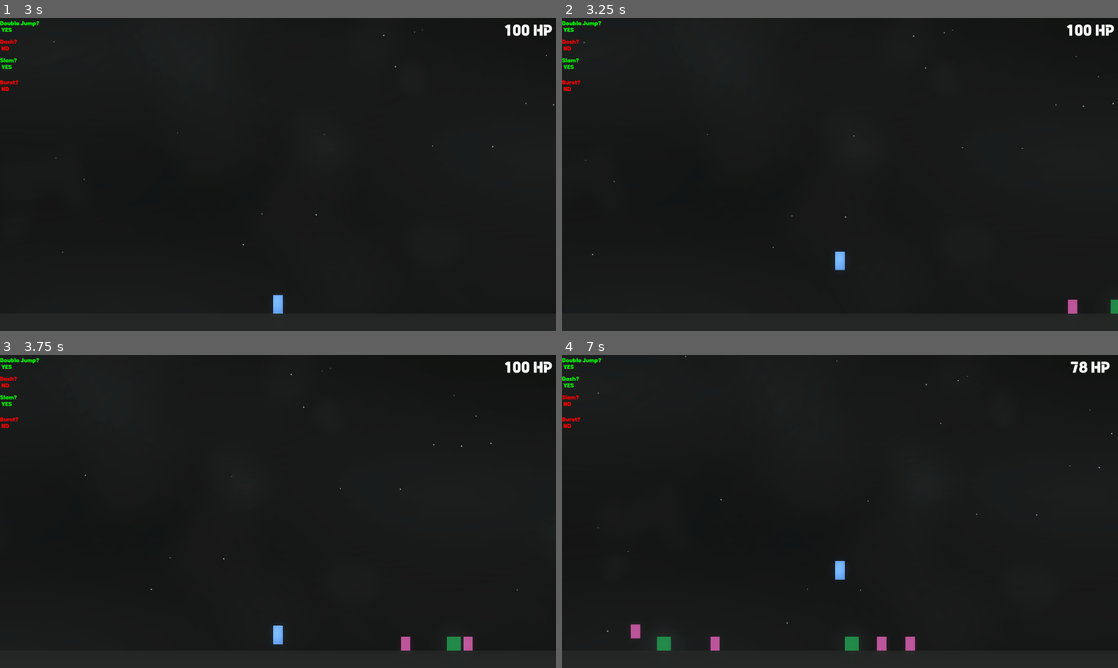
Above: before the commit, frames 1-4 (two rows, left to right).
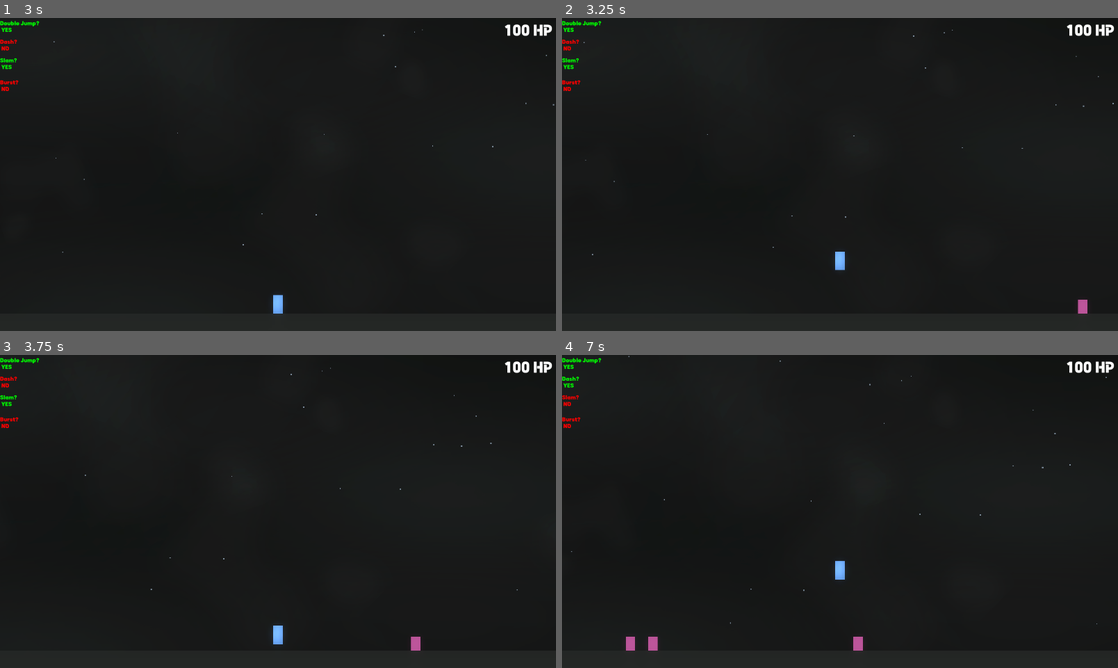
Above: after the commit, the same moments.

Repository: HeroHunterIguess/untitled-wip-game
Game: Godot game, scene res://scenes/worlds/main_world.tscn
Two runs of this game, one before a commit and one after it. Both use one fixed random seed, a clock stepped at 60 frames per second and the inputs below. The engine's default icon, where the game draws it, is replaced by a stand-in: a white triangle on a blue panel in a dark square.
Inputs (mouse positions are in pixels of both pictures, inside the frame that each line leads up to):
- Up to frame 1 (3 s): tap Enter at 0.5, 2.75 s; move the mouse to (400, 158) at 0.52 s; hold D (right) 0.53-2.03 s; tap Q (burst) at 0.6, 1.55, 2.1 s; tap Space (double jump) at 0.77, 1.52, 2 s; move the mouse to (166, 190) at 1.27 s; tap E (air_freeze) at 1.35 s; move the mouse to (333, 105) at 2.02 s; hold A (left) 2.03-2.78 s; move the mouse to (250, 237) at 2.77 s; hold D (right) from 2.78 s (still down); tap Shift (dash) at 2.85 s
- Up to frame 2 (3.25 s): keep holding D (right); tap Space (double jump) at 3.02 s; tap Q (burst) at 3.05 s
- Up to frame 3 (3.75 s): keep holding D (right); move the mouse to (444, 558) at 3.52 s; right-click (444, 558) at 3.6 s
- Up to frame 4 (7 s): tap Space (double jump) at 3.77, 4.52, 6.02, 6.77 s; tap Q (burst) at 3.8, 4.55, 5.3, 5.85, 6.8 s; move the mouse to (673, 464) at 4.27 s; release D (right) at 4.28 s; hold A (left) 4.28-5.03 s; tap F (ground_slam) at 4.35 s; move the mouse to (867, 511) at 5.02 s; hold D (right) 5.03-5.78 s; click (867, 511) at 5.1 s; move the mouse to (756, 433) at 5.77 s; hold A (left) from 5.78 s (still down); move the mouse to (962, 495) at 6.52 s; tap E (air_freeze) at 6.6 s

Frame 1 is identical in both runs. In frame 2, 0.2% of the frame differs, in the area x 91-100%, y 90-95%; in frame 3, 0.3%; in frame 4, 1.0%, in the area x 1-100%, y 0-95%.

Commit message:
balancing changes

Diff:
--- a/scripts/game/burst_enemy.gd
+++ b/scripts/game/burst_enemy.gd
@@ -2,7 +2,7 @@
 
 const JUMP_FORCE = 550
 const SOFT_SPEED_CAP = 290
-const BURST_COOLDOWN = 175
+const BURST_COOLDOWN = 245
 
 var burst_timer = 0.0
 var health = 150
--- a/scripts/game/game_control.gd
+++ b/scripts/game/game_control.gd
@@ -42,8 +42,8 @@
 func _ready():
 	while game_running:
 		# spawn enemies based on time elapsed
-		var amount = (Time.get_unix_time_from_system() - start_time) / 10
-		var burst_amount = (Time.get_unix_time_from_system() - start_time) / 20
+		var amount = (Time.get_unix_time_from_system() - start_time) / 11
+		var burst_amount = (Time.get_unix_time_from_system() - start_time) / 35
 
 		# spawn basic enemies
 		for i in range(amount):
